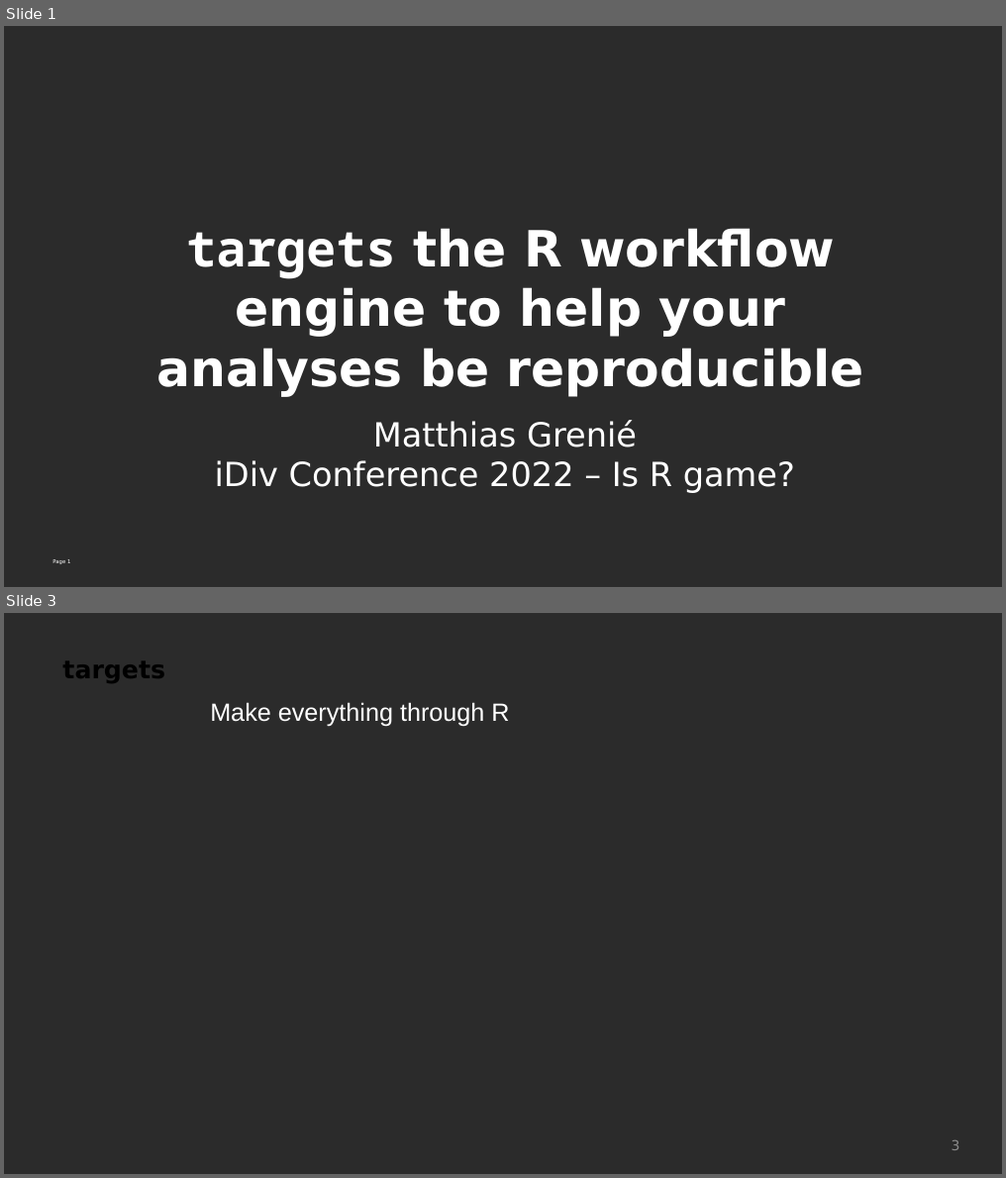
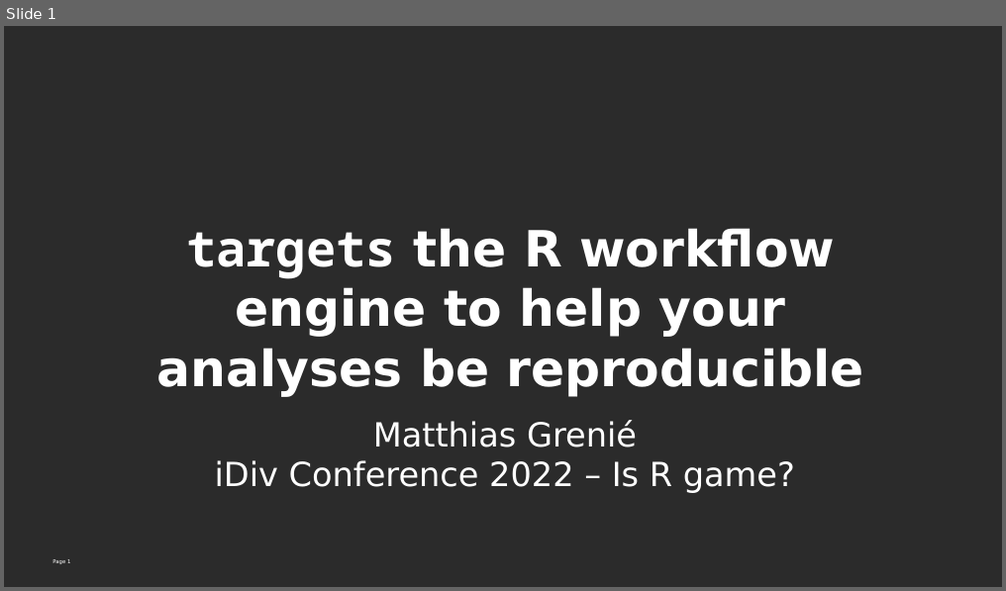
Before and after one commit to Rekyt/targets_presentation, a slide deck: idiv_conf_22_targets.odp. Shown one above the other, each under a label of ours: slides 1 and 3 before the commit, slide 1 after it; the slides between them are not shown. The pictures are 1006x1178 and 1006x591 pixels, drawn with LibreOffice and Linux fonts; fonts in the diff are those of the drawing; background and template pictures are left out; a plain dark background stands for a picture behind light text. Boxes give left, top, right and bottom in pixels: in the first picture for what was removed or moved away, otherwise in the second. Text is boxed around its words. In the diff, an @@ line names an element or a change of style, - is before the commit and + after.

```diff
--- a/idiv_conf_22_targets.odp
+++ b/idiv_conf_22_targets.odp
@@ slide 3 removed at bbox=[4, 613, 1002, 1174], background picture (left out) @@
@@ text removed at bbox=[62, 662, 165, 683] @@
-targets
@@ text removed at bbox=[210, 702, 509, 727] @@
-Make everything through R
@@ page number removed at bbox=[951, 1141, 960, 1151] @@
-3
```
Also in this commit, not shown: 6 slides added, 3 other slides removed, 4 other files.
